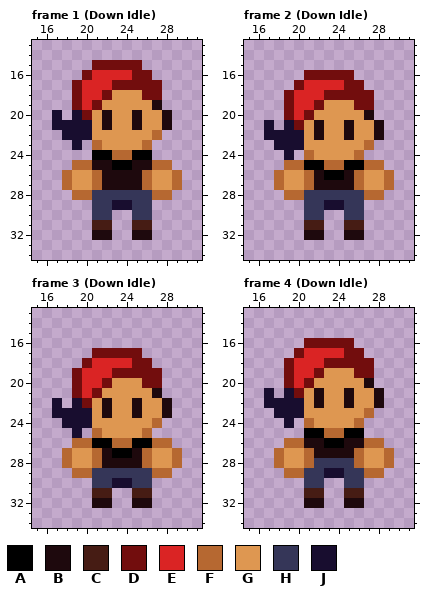
File history of a pixel-art file, DetentionProject/Aseprite/Npc's/Marcelo.aseprite. That is the earlier state.
48x48 pixels, 6 frames. Shown: frame 1 (Down Idle): x 15..31, y 13..34; frame 2 (Down Idle): x 15..31, y 13..34; frame 3 (Down Idle): x 15..31, y 13..34; frame 4 (Down Idle): x 15..31, y 13..34. The commit also changed other frames, which this record leaves out.
Palette (. is transparent): A #000000  B #1e090d  C #461c14  D #720d0d  E #da2424  F #b66831  G #de9751  H #353658  J #180d2f
The same view after the edit:
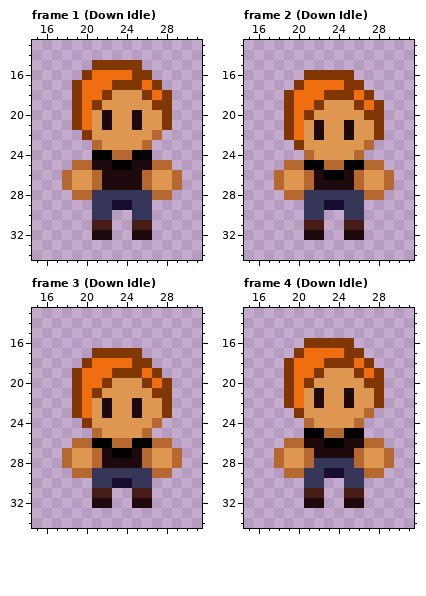
Diff:
@@ palette @@
-D #720d0d
+D #813704
-E #da2424
+E #ef6e10
--- frame 1 (Down Idle), layer "head"
@@ x 15..31 @@
 16 .....DEEEEDD.....
-17 ....DEEEDDDDD....
-18 ....DEEDGGGDD....
-19 ....DEDGGGGGB....
-20 ..J.JDGBGGBGGB...
-21 ..JJJJGBGGBGGB...
-22 ...JJJGGGGGGF....
-23 ....J.FGGGGF.....
+17 ....DEEEDDDED....
+18 ....DEEDGGGDED...
+19 ....DEDGGGGGDD...
+20 ....DEGBGGBGGD...
+21 ....DEGBGGBGGD...
+22 .....DGGGGGGF....
+23 ......FGGGGF.....
 24 ......AAFFAA.....
--- frame 2 (Down Idle), layer "head"
@@ x 15..31 @@
 17 .....DEEEEDD.....
-18 ....DEEEDDDDD....
-19 ....DEEDGGGDD....
-20 ....DEDGGGGGB....
-21 ..J.JDGBGGBGGB...
-22 ..JJJJGBGGBGGB...
-23 ...JJJGGGGGGF....
-24 ....J.FGGGGF.....
+18 ....DEEEDDDED....
+19 ....DEEDGGGDED...
+20 ....DEDGGGGGDD...
+21 ....DEGBGGBGGD...
+22 ....DEGBGGBGGD...
+23 .....DGGGGGGF....
+24 ......FGGGGF.....
 25 ....FFAAFFAAFF...
--- frame 3 (Down Idle), layer "head"
@@ x 15..31 @@
 18 .....DEEEEDD.....
-19 ....DEEEDDDDD....
-20 ....DEEDGGGDD....
-21 ....DEDGGGGGB....
-22 ..J.JDGBGGBGGB...
-23 ..JJJJGBGGBGGB...
-24 ...JJJGGGGGGF....
-25 ....J.FGGGGF.....
+19 ....DEEEDDDED....
+20 ....DEEDGGGDED...
+21 ....DEDGGGGGDD...
+22 ....DEGBGGBGGD...
+23 ....DEGBGGBGGD...
+24 .....DGGGGGGF....
+25 ......FGGGGF.....
 26 ....FFAAFFAAFF...
--- frame 4 (Down Idle), layer "head"
@@ x 15..31 @@
 17 .....DEEEEDD.....
-18 ....DEEEDDDDD....
-19 ....DEEDGGGDD....
-20 ....DEDGGGGGB....
-21 ..J.JDGBGGBGGB...
-22 ..JJJJGBGGBGGB...
-23 ...JJJGGGGGGF....
-24 ....J.FGGGGF.....
+18 ....DEEEDDDED....
+19 ....DEEDGGGDED...
+20 ....DEDGGGGGDD...
+21 ....DEGBGGBGGD...
+22 ....DEGBGGBGGD...
+23 .....DGGGGGGF....
+24 ......FGGGGF.....
 25 ......AAFFAA.....
